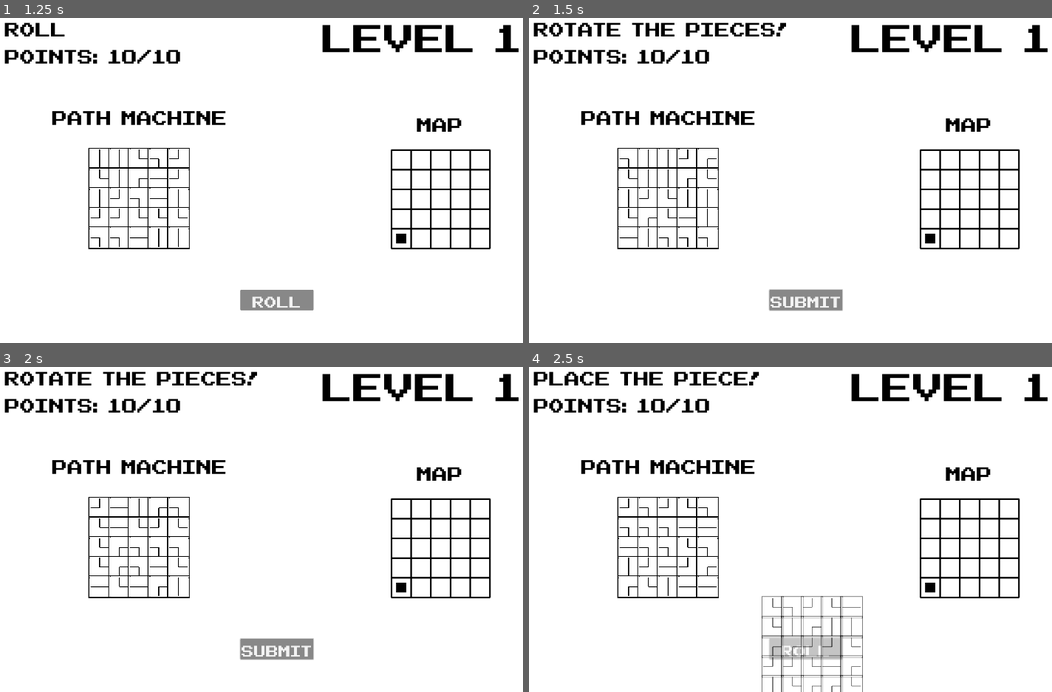
Above: before the commit, frames 1-4 (two rows, left to right).
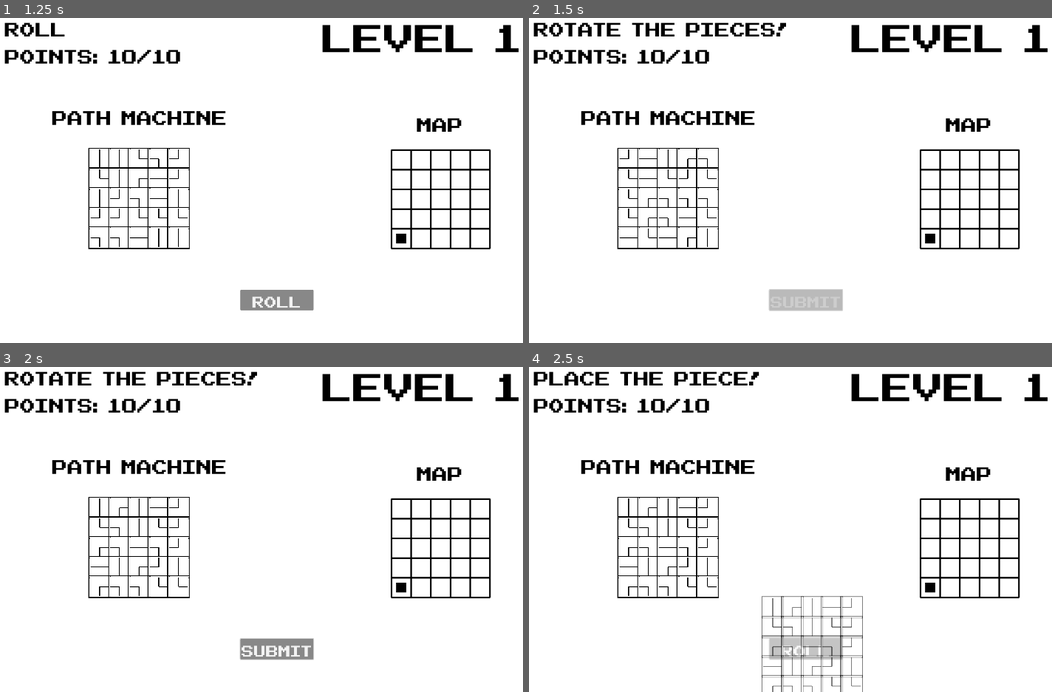
Above: after the commit, the same moments.

Repository: Peachball/gmtk-2025
Game: Godot game, scene res://scenes/menu.tscn
Two runs of this game, one before a commit and one after it. Both use one fixed random seed, a clock stepped at 60 frames per second and the inputs below.
Inputs:
- Up to frame 1 (1.25 s): click "Play" at 0.5 s
- Up to frame 2 (1.5 s): click "Roll" at 1.25 s
- Up to frame 3 (2 s): no input
- Up to frame 4 (2.5 s): click "Submit" at 2 s

Frame 1 is identical in both runs. In frame 2, 1.1% of the frame differs, in the area x 18-60%, y 40-90%; in frame 3, 0.3%; in frame 4, 0.6%.

Commit message:
disable button during roll animation

Diff:
--- a/scenes/level.gd
+++ b/scenes/level.gd
@@ -124,7 +124,9 @@
 			rolled = !rolled
 		SLOT_MACHINE_PREROLL:
 			player_action = SLOT_MACHINE_EDIT
-			for n in range(0, 25):
-				await get_tree().create_timer(0.1).timeout
+			$RollSubmitButton.disabled = true
+			for n in range(0, 20):
+				await get_tree().create_timer(0.03).timeout
 				$SlotMachine.reroll()
+			$RollSubmitButton.disabled = false
 			rolled = !rolled
